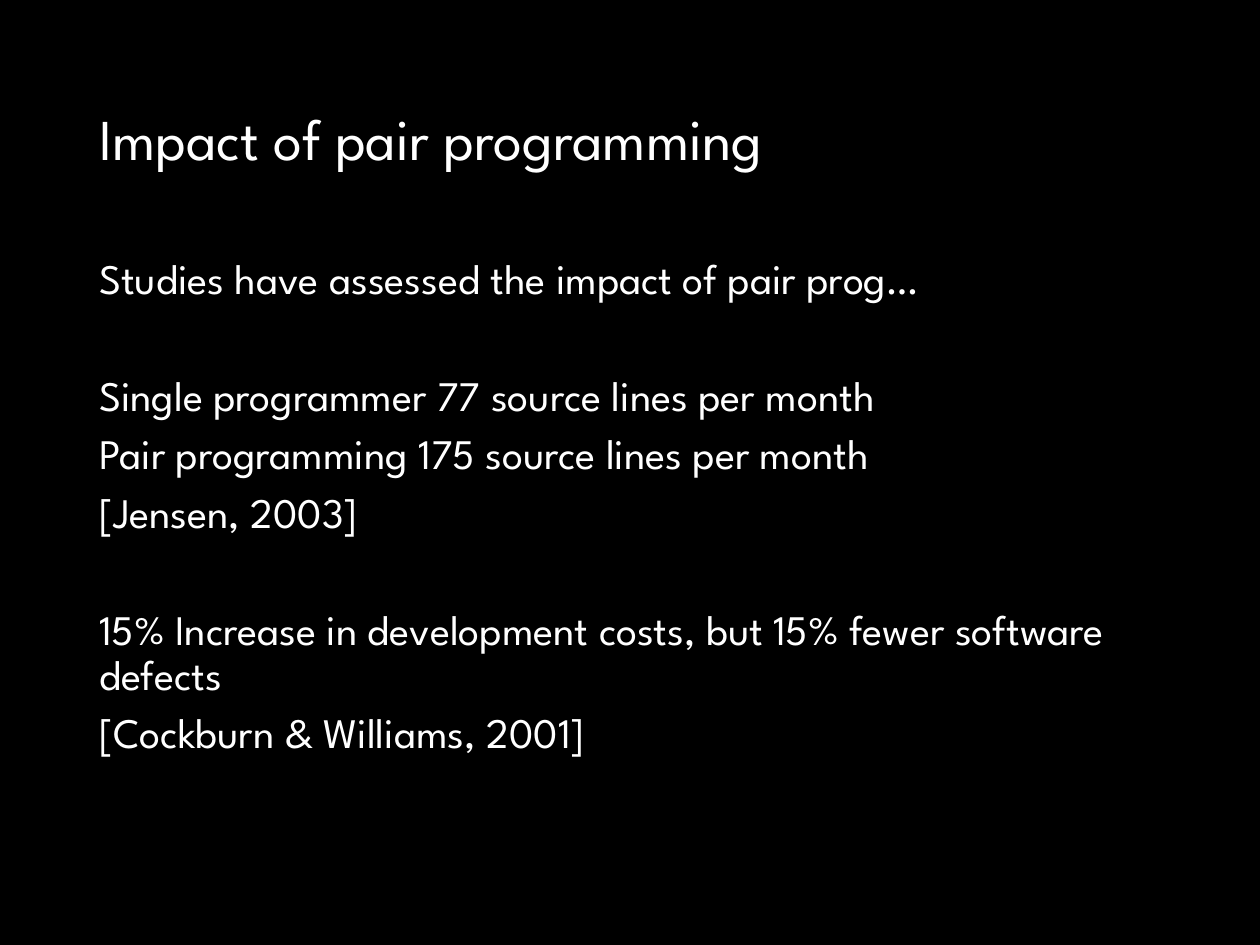
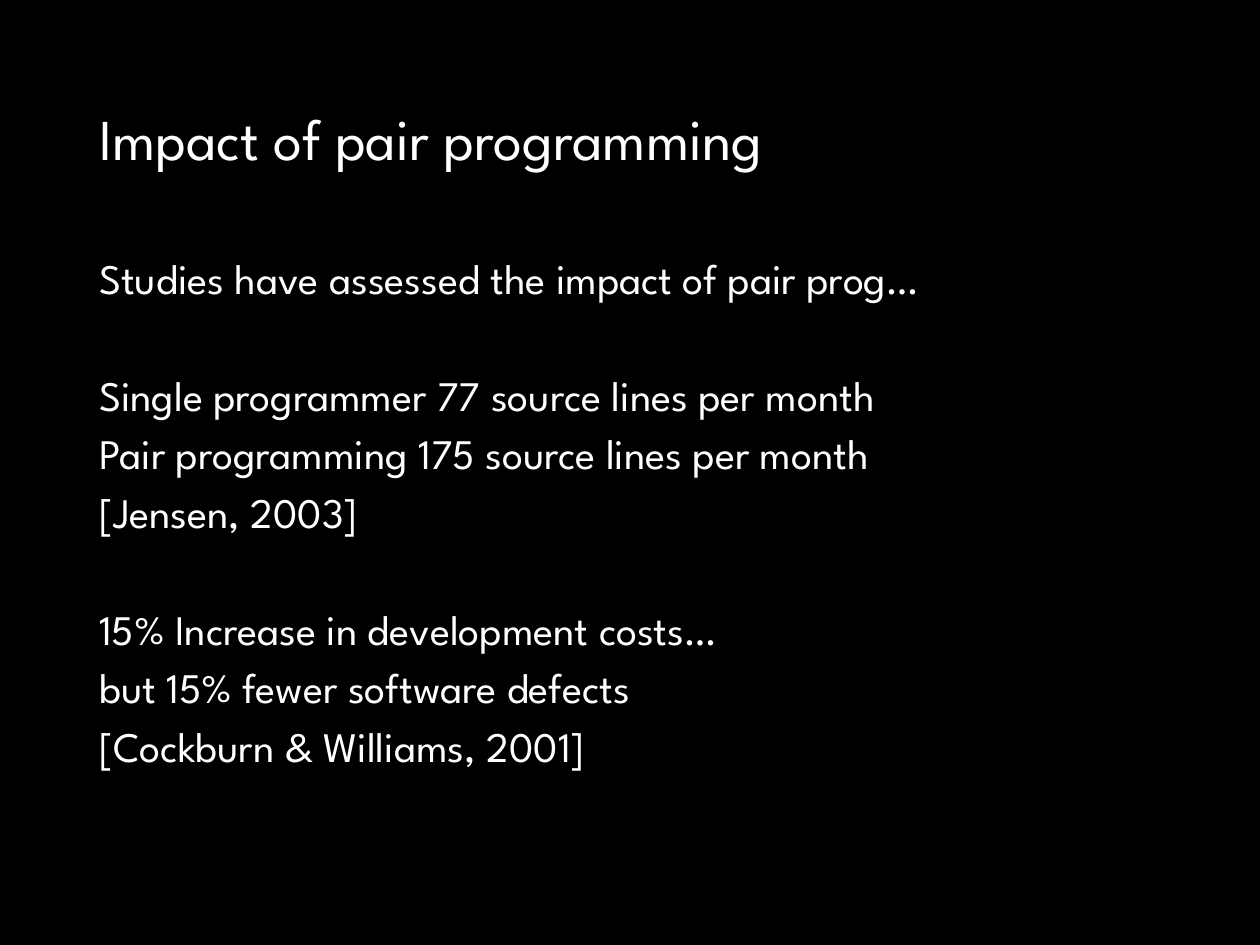
Before and after one commit to fossabot/SPE2018, a slide deck: slide 18 of Lecture Slides/04 Agile.pptx (slide 16 before the commit). Drawn at 1260x945 pixels with LibreOffice and Linux fonts; fonts in the diff are those of the drawing. Boxes give left, top, right and bottom in pixels: in the first picture for what was removed or moved away, otherwise in the second. Text is boxed around its words. In the diff, an @@ line names an element or a change of style, - is before the commit and + after.

```diff
--- a/Lecture Slides/04 Agile.pptx
+++ b/Lecture Slides/04 Agile.pptx
@@ text at bbox=[99, 616, 716, 704]: text changed @@
-15% Increase in development costs, but 15% fewer software defects
+15% Increase in development costs…
+but 15% fewer software defects
```
Also in this commit, not shown: 16 other slides changed.
